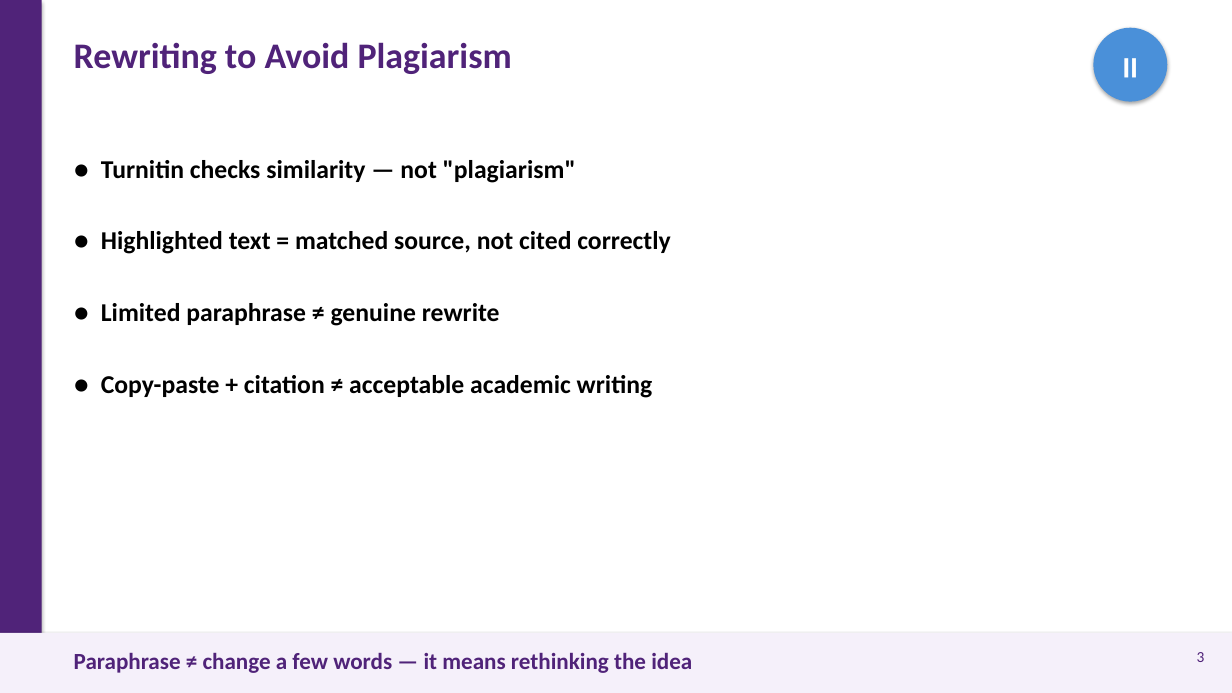
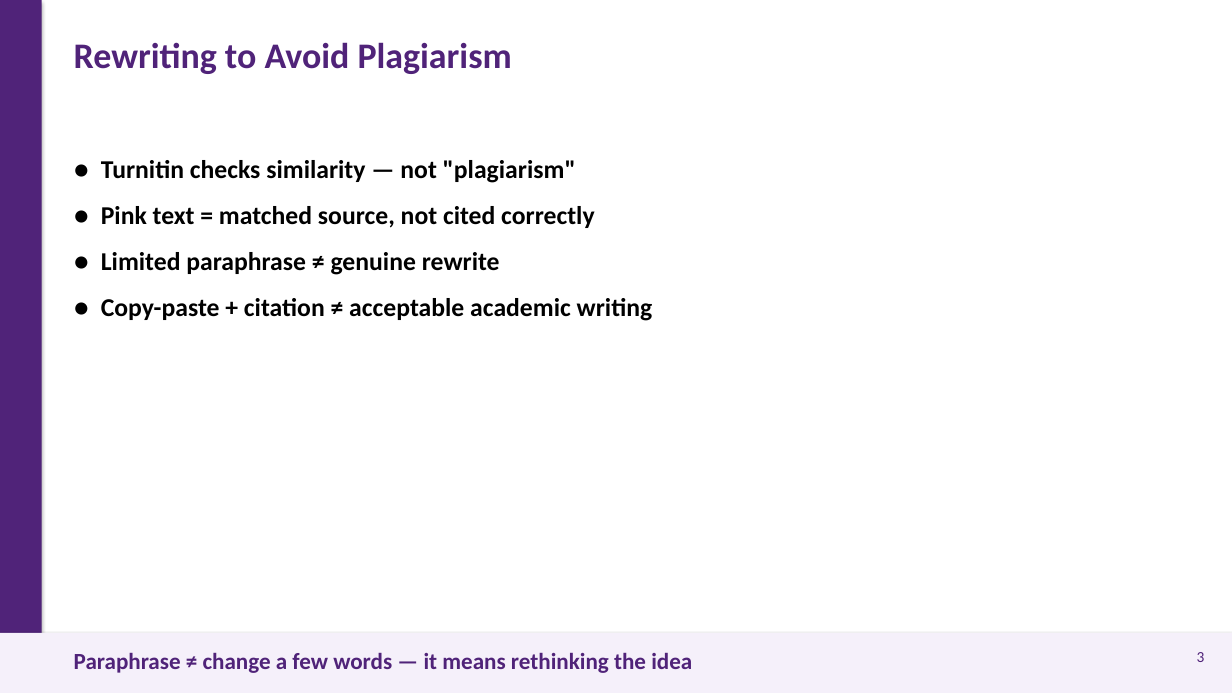
Before and after one commit to 975801846-star/workspace-outputs, a slide deck: slide 3 of Rewriting_Proofreading_Session4.2.pptx. Drawn at 1232x693 pixels with LibreOffice and Linux fonts; fonts in the diff are those of the drawing. Boxes give left, top, right and bottom in pixels: in the first picture for what was removed or moved away, otherwise in the second. Text is boxed around its words. In the diff, an @@ line names an element or a change of style, - is before the commit and + after.

Commit message:
v2: add three Before→After examples (bad paraphrase, correct rewrite, when to quote)

```diff
--- a/Rewriting_Proofreading_Session4.2.pptx
+++ b/Rewriting_Proofreading_Session4.2.pptx
@@ ellipse removed at <box>1093,28,1167,102</box> @@
-⏸
@@ text at <box>101,160,653,321</box>: less space between paragraphs @@
@@ text at <box>101,206,594,228</box>: text changed @@
-● Highlighted text = matched source, not cited correctly
+● Pink text = matched source, not cited correctly
```
Also in this commit, not shown: 5 other slides changed, 1 slide added.
